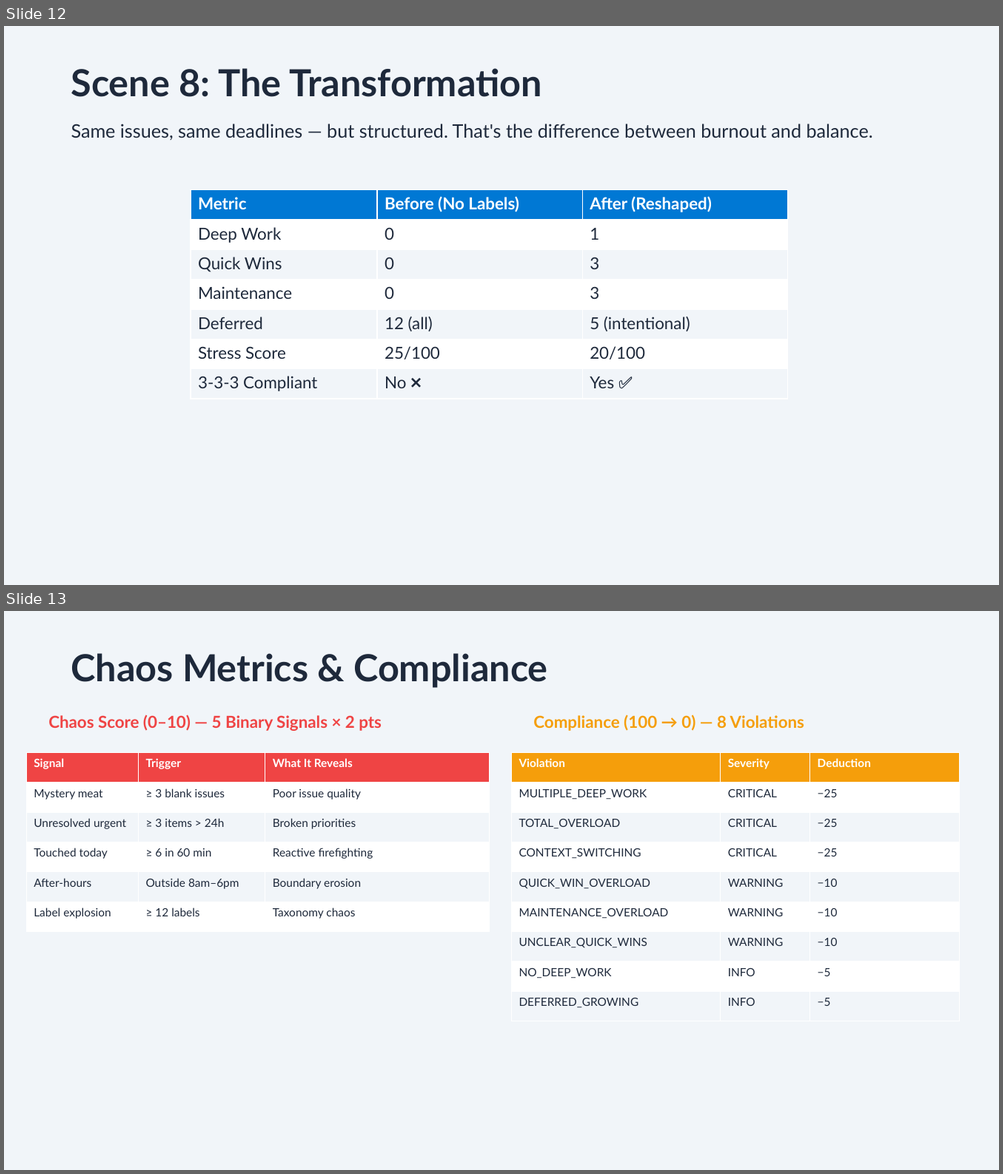
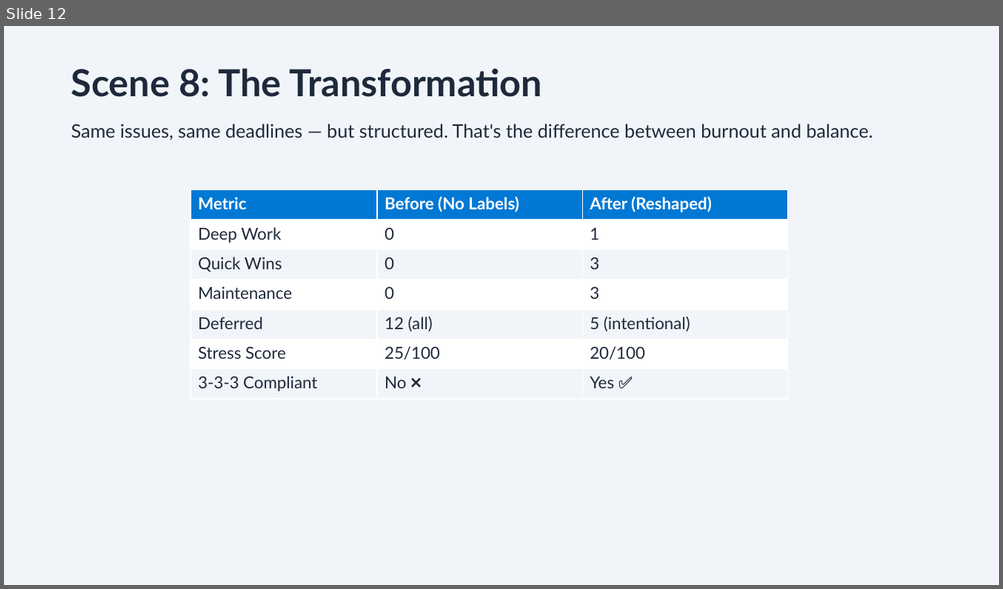
Before and after one commit to roryp/burnout-app, a slide deck: docs/Burnout-as-a-Service.pptx. Shown one above the other, each under a label of ours: slides 12 and 13 before the commit, slide 12 after it. The pictures are 1003x1174 and 1003x589 pixels, drawn with LibreOffice and Linux fonts; fonts in the diff are those of the drawing. Boxes give left, top, right and bottom in pixels: in the first picture for what was removed or moved away, otherwise in the second. Text is boxed around its words. In the diff, an @@ line names an element or a change of style, - is before the commit and + after.

```diff
--- a/docs/Burnout-as-a-Service.pptx
+++ b/docs/Burnout-as-a-Service.pptx
@@ slide 13 removed at bbox=[4, 611, 999, 1170], background #F1F5F9 @@
@@ text removed at bbox=[71, 653, 548, 688] @@
-Chaos Metrics & Compliance
@@ text removed at bbox=[48, 715, 381, 731] @@
-Chaos Score (0–10) — 5 Binary Signals × 2 pts
@@ text removed at bbox=[533, 715, 804, 731] @@
-Compliance (100 → 0) — 8 Violations
@@ table removed at bbox=[26, 753, 489, 932], 6 rows, 3 columns @@
-Signal | Trigger | What It Reveals
-Mystery meat | ≥ 3 blank issues | Poor issue quality
-Unresolved urgent | ≥ 3 items > 24h | Broken priorities
-Touched today | ≥ 6 in 60 min | Reactive firefighting
-After-hours | Outside 8am–6pm | Boundary erosion
-Label explosion | ≥ 12 labels | Taxonomy chaos
@@ table removed at bbox=[512, 753, 959, 1022], 9 rows, 3 columns @@
-Violation | Severity | Deduction
-MULTIPLE_DEEP_WORK | CRITICAL | −25
-TOTAL_OVERLOAD | CRITICAL | −25
-CONTEXT_SWITCHING | CRITICAL | −25
-QUICK_WIN_OVERLOAD | WARNING | −10
-MAINTENANCE_OVERLOAD | WARNING | −10
-UNCLEAR_QUICK_WINS | WARNING | −10
-NO_DEEP_WORK | INFO | −5
-DEFERRED_GROWING | INFO | −5
```
Also in this commit, not shown: 1 slide added, 4 other slides removed.
